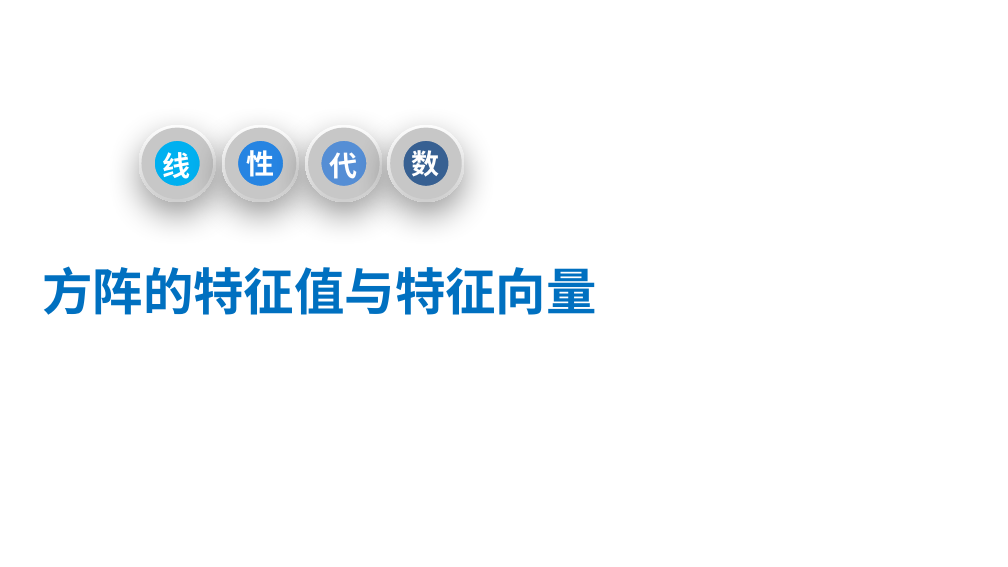
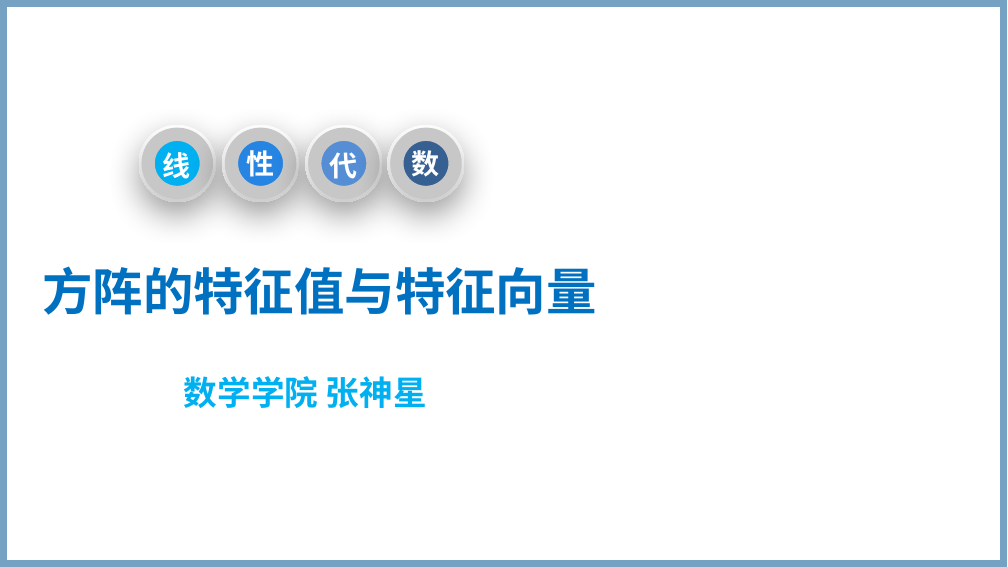
Before and after one commit to zhangshenxing/zhangshenxing.github.io, a slide deck: slide 1 of zsx.pptx. Drawn at 1008x567 pixels with LibreOffice and Linux fonts; fonts in the diff are those of the drawing; background and template pictures are left out. Boxes give left, top, right and bottom in pixels: in the first picture for what was removed or moved away, otherwise in the second. Text is boxed around its words. In the diff, an @@ line names an element or a change of style, - is before the commit and + after.

```diff
--- a/zsx.pptx
+++ b/zsx.pptx
@@ rectangle added at [4, 4, 1004, 563], outline #75A2C3 5 pt @@
@@ text added at [184, 376, 427, 408], 24 pt, text #00B0F0, bold @@
+数学学院 张神星
```
Also in this commit, not shown: 10 other slides changed, 3 slides added, 4 slides removed.
